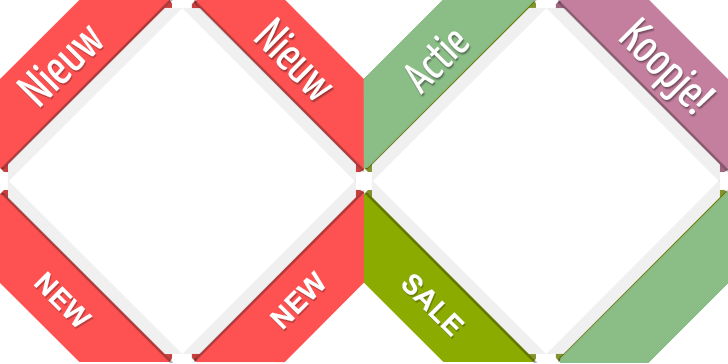
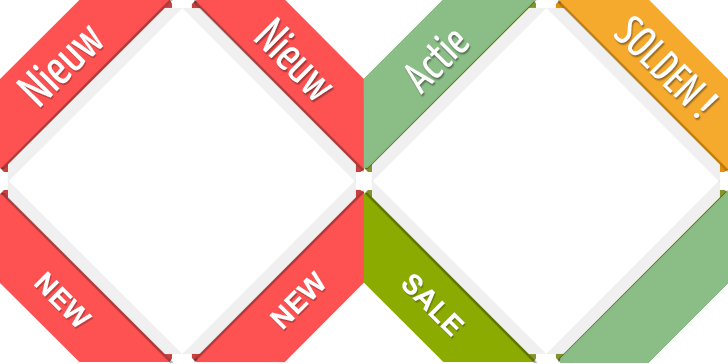
Before/after of a 728 × 364 layered artwork. What changed in the layer stack:
renamed "Koopje!" to "SOLDEN !", painted on it over 614, 16, 719, 118
painted on "Layer 0" over 555, 0, 728, 173
